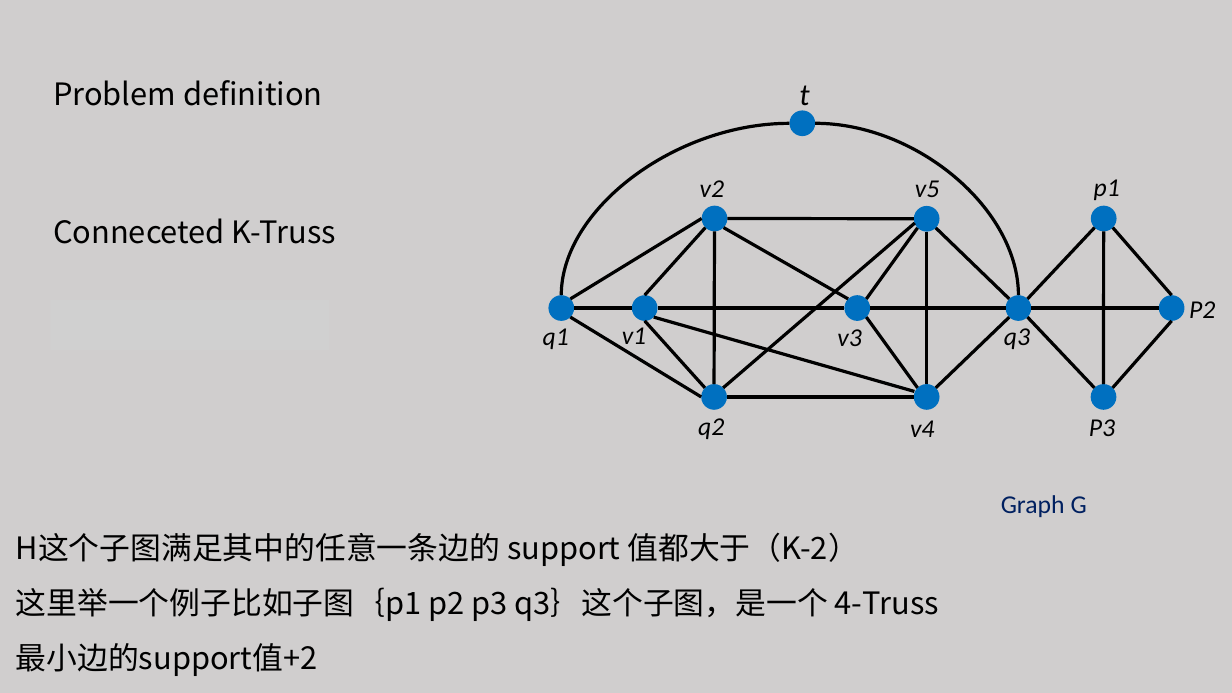
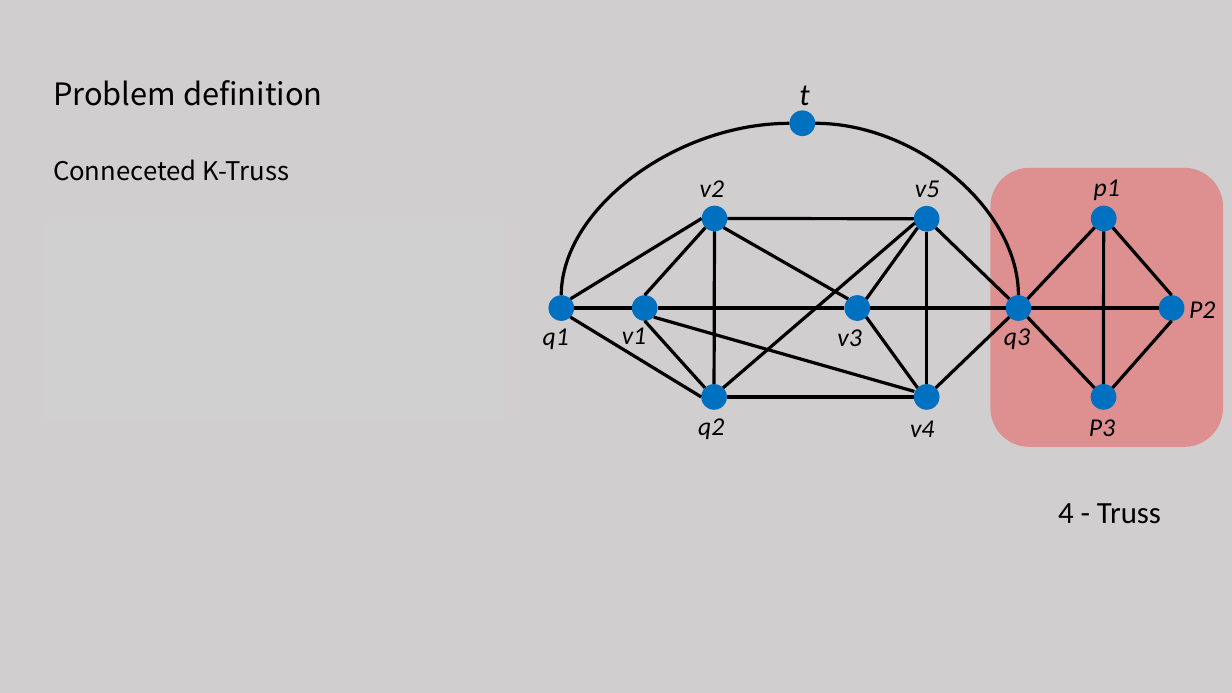
Before and after one commit to tianzhuwei/PPT, a slide deck: slide 4 of Approximate Closest Community Search in Networks.pptx. Drawn at 1232x693 pixels with LibreOffice and Linux fonts; fonts in the diff are those of the drawing; grey boxes stand for pictures. Boxes give left, top, right and bottom in pixels: in the first picture for what was removed or moved away, otherwise in the second. Text is boxed around its words. In the diff, an @@ line names an element or a change of style, - is before the commit and + after.

```diff
--- a/Approximate Closest Community Search in Networks.pptx
+++ b/Approximate Closest Community Search in Networks.pptx
@@ text "Conneceted K-Truss": place and size @@
-text "Conneceted K-Truss" at (53,218,336,244)
+text "Conneceted K-Truss" at (53,159,289,181)
@@ text "Conneceted K-Truss" at (53,159,289,181): size 24 to 20 pt @@
@@ rounded rectangle added at (991,168,1224,447), fill #DE9090 @@
@@ picture added at (44,223,505,419) @@
@@ text removed at (1001,495,1087,517) @@
-Graph G
@@ text added at (1058,503,1161,524), 24 pt, text #000000 @@
+4 - Truss
@@ text removed at (16,533,939,676) @@
-H这个子图满足其中的任意一条边的 support 值都大于（K-2）
-这里举一个例子比如子图｛p1 p2 p3 q3｝这个子图，是一个 4-Truss
-最小边的support值+2
```
Also in this commit, not shown: 7 other slides changed, 1 slide removed.
